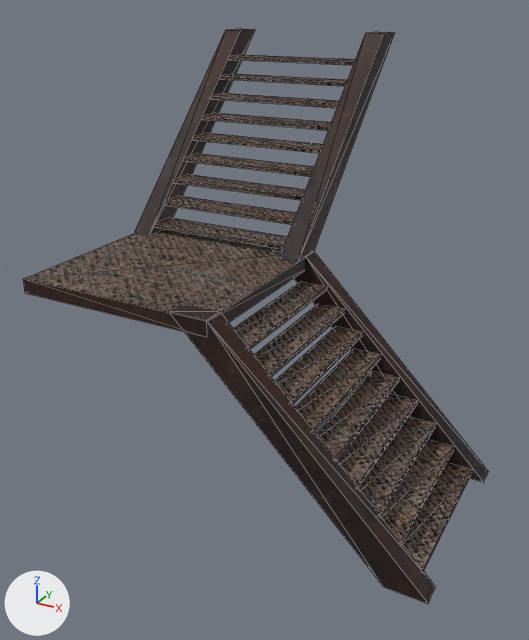
One commit to the glTF model public/models/metal/metal_stairs_l_shape_textured.glb: the scene before it, then after it.
One viewpoint serves both versions: a 50 mm camera at (1.5, -3.24, 2.18) aimed at (-0.17, -0.21, 0.67). Arrows for +X, +Y and +Z are at lower left; the lights stay in place. Mesh edges are drawn as thin lines. Vertices at the same position are counted once.
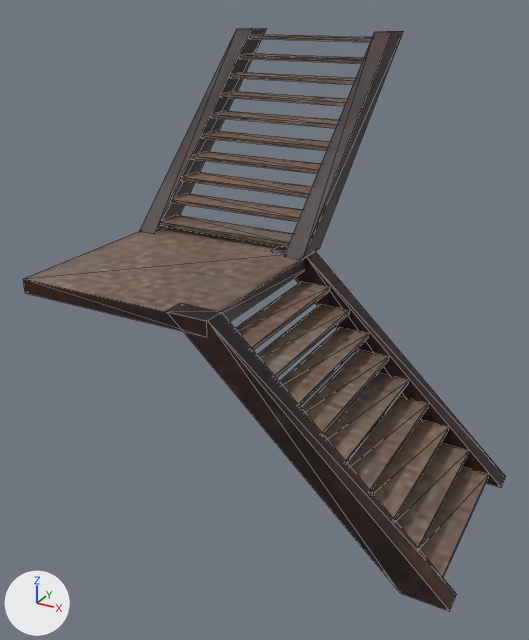
Pixel boxes [x1, y1, x2, y2] of what changed, in the pictures (529 x 640 px; the box of a moved part takes in the faces that stretch with it):
'Cube.001', reshaped: before [23, 29, 488, 603]; after [23, 28, 506, 612]
part 1 of me_cube_034, moved or reshaped: before [402, 463, 472, 571]; after [419, 467, 489, 577]
part 2 of me_cube_034, moved or reshaped: before [380, 440, 454, 543]; after [395, 444, 469, 549]
part 3 of me_cube_034, moved or reshaped: before [358, 417, 436, 515]; after [371, 420, 449, 520]
part 4 of me_cube_034, moved or reshaped: before [337, 394, 417, 487]; after [348, 397, 428, 491]
part 5 of me_cube_034, moved or reshaped: before [316, 371, 399, 460]; after [324, 373, 409, 463]
part 6 of me_cube_034, moved or reshaped: before [295, 349, 381, 432]; after [302, 350, 389, 435]
part 7 of me_cube_034, moved or reshaped: before [275, 327, 363, 404]; after [279, 327, 369, 406]
part 8 of me_cube_034, moved or reshaped: before [254, 304, 345, 377]; after [257, 305, 349, 378]
part 9 of me_cube_034, moved or reshaped: before [134, 29, 255, 236]; after [140, 28, 266, 234]
part 10 of me_cube_034, moved or reshaped: before [279, 32, 395, 262]; after [284, 31, 403, 260]
part 11 of me_cube_034, moved or reshaped: before [230, 55, 355, 65]; after [240, 53, 364, 63]
part 12 of me_cube_034, moved or reshaped: before [155, 218, 288, 249]; after [161, 215, 293, 247]
part 13 of me_cube_034, moved or reshaped: before [165, 196, 296, 224]; after [172, 193, 303, 222]
part 14 of me_cube_034, moved or reshaped: before [175, 174, 306, 200]; after [182, 172, 312, 197]
part 15 of me_cube_034, moved or reshaped: before [184, 154, 314, 176]; after [192, 151, 321, 174]
part 16 of me_cube_034, moved or reshaped: before [194, 133, 323, 153]; after [202, 131, 330, 151]
part 17 of me_cube_034, moved or reshaped: before [203, 113, 331, 130]; after [212, 111, 339, 128]
part 18 of me_cube_034, moved or reshaped: before [212, 93, 339, 108]; after [222, 91, 347, 106]
part 19 of me_cube_034, moved or reshaped: before [221, 74, 347, 86]; after [231, 72, 355, 84]
part 20 of me_cube_034, added (brown): after [250, 34, 372, 42]
part 21 of me_cube_034, moved or reshaped: before [168, 248, 488, 603]; after [167, 245, 506, 612]
part 22 of me_cube_034, recoloured: [26, 229, 305, 331] in both

Patch to the scene script:
```diff
--- a/public/models/metal/metal_stairs_l_shape_textured.glb.py
+++ b/public/models/metal/metal_stairs_l_shape_textured.glb.py
@@ mat_material_005 @@
+mat_material_005 = bpy.data.materials.new('Material.005')
+# uses the picture img_material_012_basecolor
+# uses the picture img_material_012_normal
@@ me_cube_034 @@
-me_cube_034.from_pydata(...)  # 184 vertices, 204 faces; spans x -1.0..1.0, y -1.0..1.0, z 0.0..2.01
+me_cube_034.from_pydata(...)  # 192 vertices, 212 faces; spans x -1.0..1.08, y -1.0..1.14, z 0.0..2.01
+# me_cube_034 part 1: the loose piece of 8 vertices spanning x 0.79..0.94, y -0.91..-0.09, z 0.03..0.05 is moved by (0.07, 0.0, 0.0), in mat_material_005
+# me_cube_034 part 2: the loose piece of 8 vertices spanning x 0.69..0.84, y -0.91..-0.09, z 0.13..0.15 is moved by (0.07, 0.0, 0.0), in mat_material_005
+# me_cube_034 part 3: the loose piece of 8 vertices spanning x 0.59..0.73, y -0.91..-0.09, z 0.24..0.26 is moved by (0.06, 0.0, 0.0), in mat_material_005
+# me_cube_034 part 4: the loose piece of 8 vertices spanning x 0.49..0.63, y -0.91..-0.09, z 0.34..0.36 is moved by (0.05, 0.0, 0.0), in mat_material_005
+# me_cube_034 part 5: the loose piece of 8 vertices spanning x 0.38..0.53, y -0.91..-0.09, z 0.44..0.46 is moved by (0.04, 0.0, 0.0), in mat_material_005
+# me_cube_034 part 6: the loose piece of 8 vertices spanning x 0.28..0.43, y -0.91..-0.09, z 0.54..0.56 is moved by (0.03, 0.0, 0.0), in mat_material_005
+# me_cube_034 part 7: the loose piece of 8 vertices spanning x 0.18..0.33, y -0.91..-0.09, z 0.64..0.66 is moved by (0.03, 0.0, 0.0), in mat_material_005
+# me_cube_034 part 8: the loose piece of 8 vertices spanning x 0.08..0.22, y -0.91..-0.09, z 0.75..0.77 is moved by (0.02, 0.0, 0.0), in mat_material_005
+# me_cube_034 part 9: the loose piece of 8 vertices spanning x -1.0..-0.9, y -0.19..1.0, z 1.0..2.01 is scaled about its middle by (1, 1.08, 1), then moved by (0.0, 0.09, 0.0), in mat_material_005
+# me_cube_034 part 10: the loose piece of 8 vertices spanning x -0.1..0.0, y -0.19..1.0, z 1.0..2.01 is scaled about its middle by (1, 1.08, 1), then moved by (0.0, 0.09, 0.0), in mat_material_005
+# me_cube_034 part 11: the loose piece of 8 vertices spanning x -0.91..-0.09, y 0.69..0.84, z 1.85..1.87 is moved by (0.0, 0.12, 0.0), in mat_material_005
+# me_cube_034 part 12: the loose piece of 8 vertices spanning x -0.91..-0.09, y -0.12..0.02, z 1.03..1.05 is moved by (0.0, 0.06, 0.0), in mat_material_005
+# me_cube_034 part 13: the loose piece of 8 vertices spanning x -0.91..-0.09, y -0.02..0.12, z 1.13..1.15 is moved by (0.0, 0.06, 0.0), in mat_material_005
+# me_cube_034 part 14: the loose piece of 8 vertices spanning x -0.91..-0.09, y 0.08..0.23, z 1.24..1.26 is moved by (0.0, 0.07, 0.0), in mat_material_005
+# me_cube_034 part 15: the loose piece of 8 vertices spanning x -0.91..-0.09, y 0.18..0.33, z 1.34..1.36 is moved by (0.0, 0.08, 0.0), in mat_material_005
+# me_cube_034 part 16: the loose piece of 8 vertices spanning x -0.91..-0.09, y 0.28..0.43, z 1.44..1.46 is moved by (0.0, 0.09, 0.0), in mat_material_005
+# me_cube_034 part 17: the loose piece of 8 vertices spanning x -0.91..-0.09, y 0.39..0.53, z 1.54..1.56 is moved by (0.0, 0.1, 0.0), in mat_material_005
+# me_cube_034 part 18: the loose piece of 8 vertices spanning x -0.91..-0.09, y 0.49..0.63, z 1.64..1.66 is moved by (0.0, 0.1, 0.0), in mat_material_005
+# me_cube_034 part 19: the loose piece of 8 vertices spanning x -0.91..-0.09, y 0.59..0.74, z 1.75..1.77 is moved by (0.0, 0.11, 0.0), in mat_material_005
+# me_cube_034 part 20: the loose piece of 8 vertices spanning x -0.91..-0.09, y 0.69..0.84, z 1.85..1.87 is copied, and the copy is moved by (0.0, 0.24, 0.11), in mat_material_005; it spans x -0.9..-0.09, y 0.92..1.08, z 1.95..1.98
+# me_cube_034 part 21: 4 vertices moved within x -0.19, y -1.0..0.0, z 1.01; 16 vertices removed from x 0.0..1.0, y -1.0..0.0, z 0.0..1.01; 16 vertices added at x 0.01..1.08, y -1.0..0.0, z 0.0..1.01
+# me_cube_034 part 22: 14 faces spanning x -1.0..0.0, y -1.0..0.0, z 0.85..1.0 switch from mat_material_001 to mat_material_005
```
